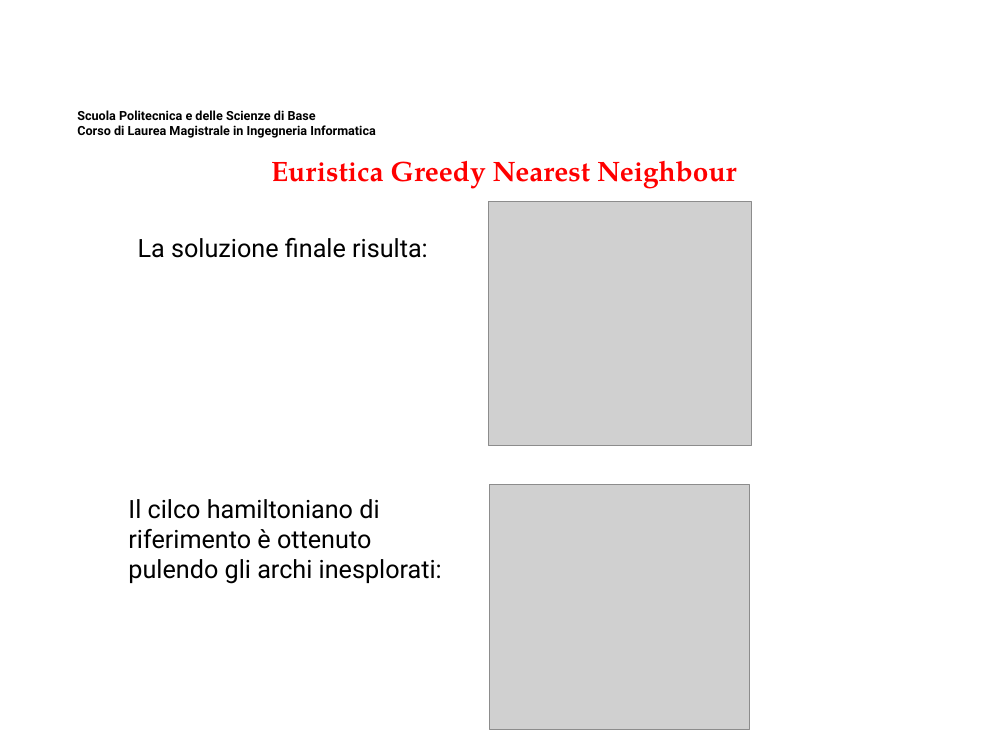
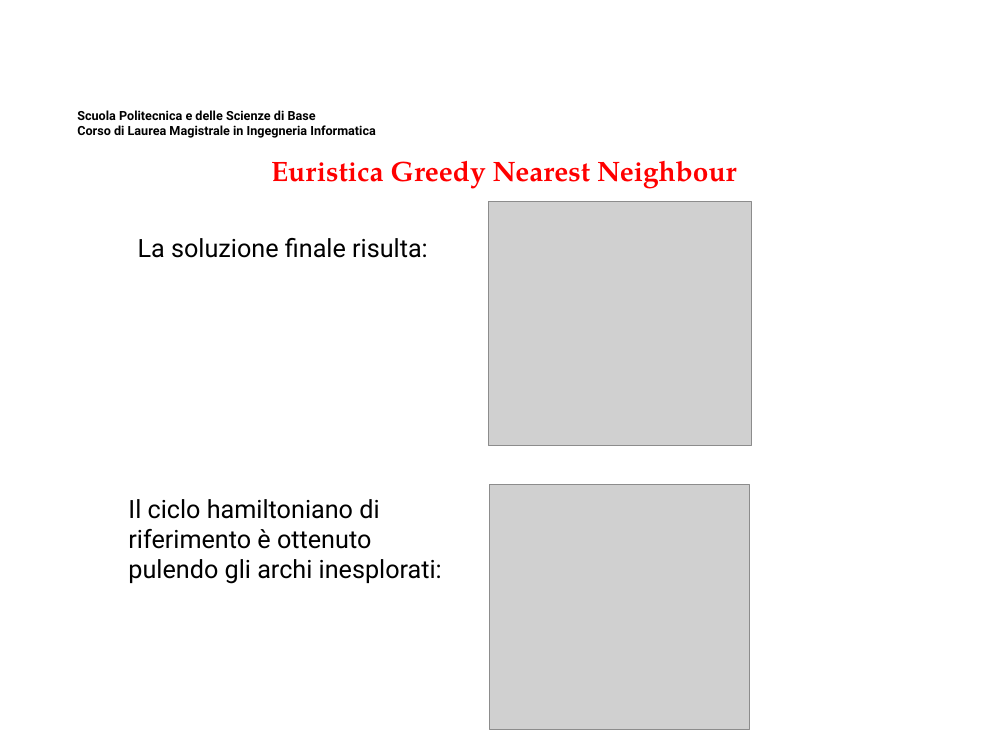
Before and after one commit to MicheleMaresca98/TSP-SimulatedAnnealing, a slide deck: slide 13 of Presentazione Elaborato Ricerca Operativa.pptx. Drawn at 1008x756 pixels with LibreOffice and Linux fonts; fonts in the diff are those of the drawing; grey boxes stand for pictures; background and template pictures are left out. Boxes give left, top, right and bottom in pixels: in the first picture for what was removed or moved away, otherwise in the second. Text is boxed around its words. In the diff, an @@ line names an element or a change of style, - is before the commit and + after.

```diff
--- a/Presentazione Elaborato Ricerca Operativa.pptx
+++ b/Presentazione Elaborato Ricerca Operativa.pptx
@@ text at [128,499,442,584]: text changed @@
-Il cilco hamiltoniano di riferimento è ottenuto pulendo gli archi inesplorati:
+Il ciclo hamiltoniano di riferimento è ottenuto pulendo gli archi inesplorati:
```
Also in this commit, not shown: 4 other slides changed, 2 slides removed, 2 other files.
